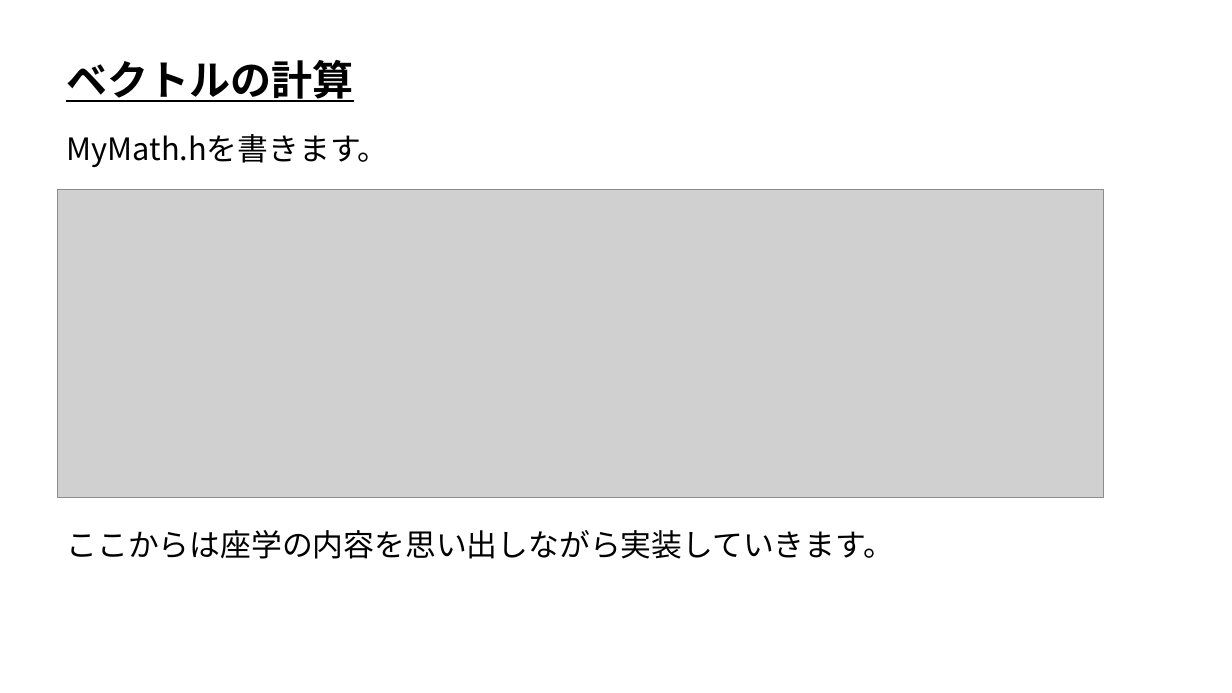
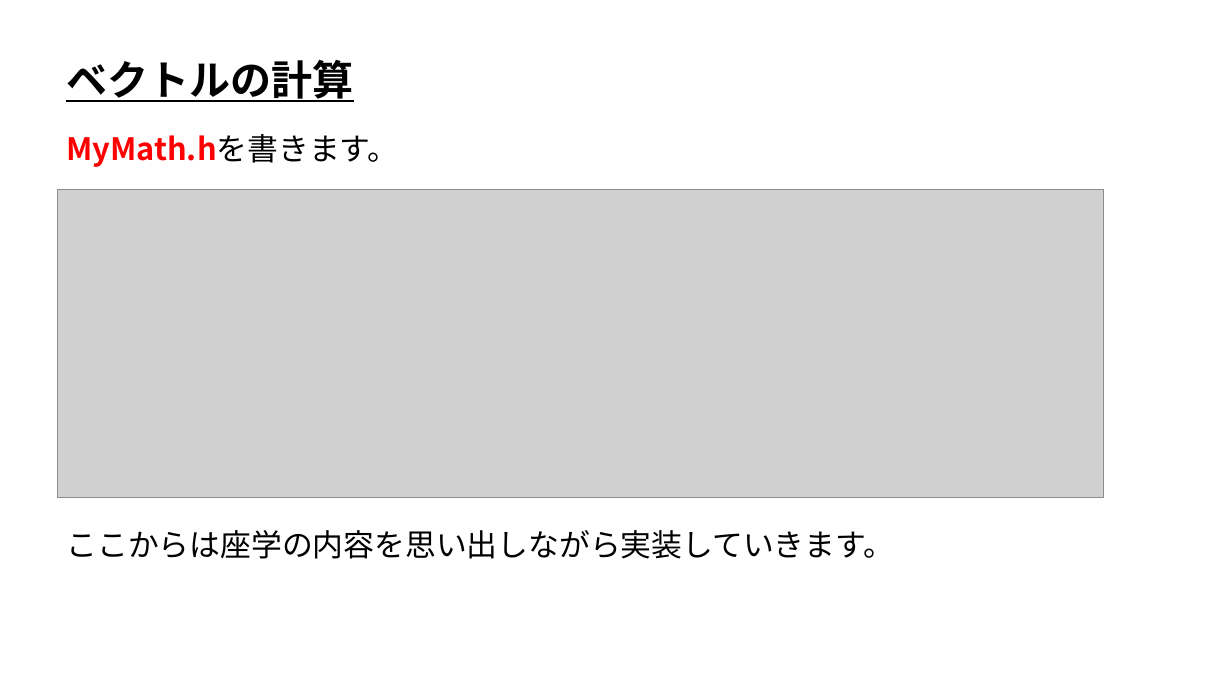
Before and after one commit to ArakiYusuke-Ohara/Textbook, a slide deck: slide 3 of ゲーム科1年/00_前期/ゲームプログラミングⅢ/ゲーム数学/実習/06_ベクトルの計算.pptx. Drawn at 1232x693 pixels with LibreOffice and Linux fonts; fonts in the diff are those of the drawing; grey boxes stand for pictures. Boxes give left, top, right and bottom in pixels: in the first picture for what was removed or moved away, otherwise in the second. Text is boxed around its words. In the diff, an @@ line names an element or a change of style, - is before the commit and + after.

```diff
--- a/ゲーム科1年/00_前期/ゲームプログラミングⅢ/ゲーム数学/実習/06_ベクトルの計算.pptx
+++ b/ゲーム科1年/00_前期/ゲームプログラミングⅢ/ゲーム数学/実習/06_ベクトルの計算.pptx
@@ text "MyMath.hを書きます。" at (x1=66, y1=134, x2=398, y2=167): text colour #000000 to #FF0000, bold on in "MyMath.hを書きます。" @@
```
Also in this commit, not shown: 1 other slide changed, 2 other files.
